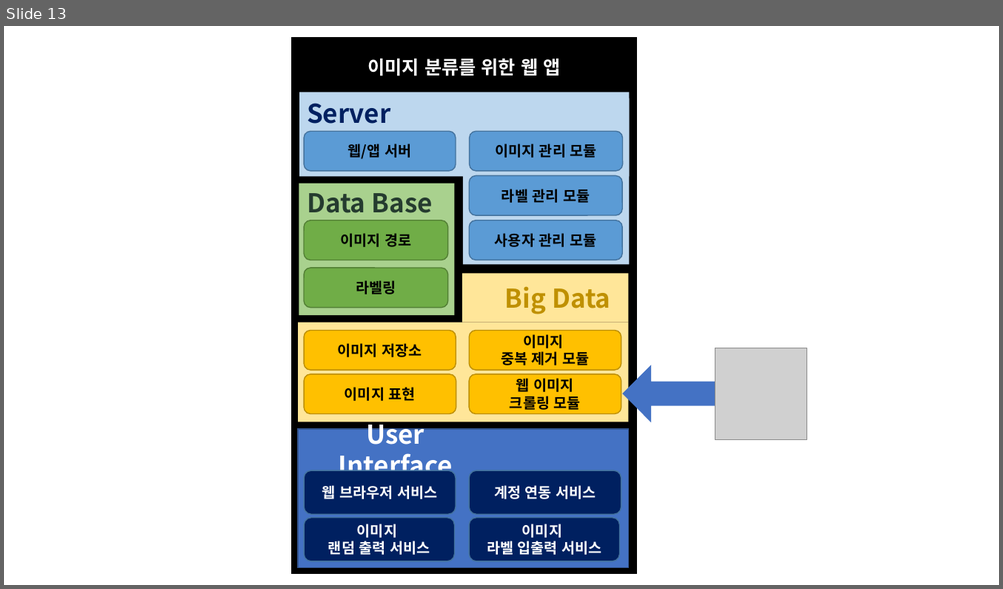
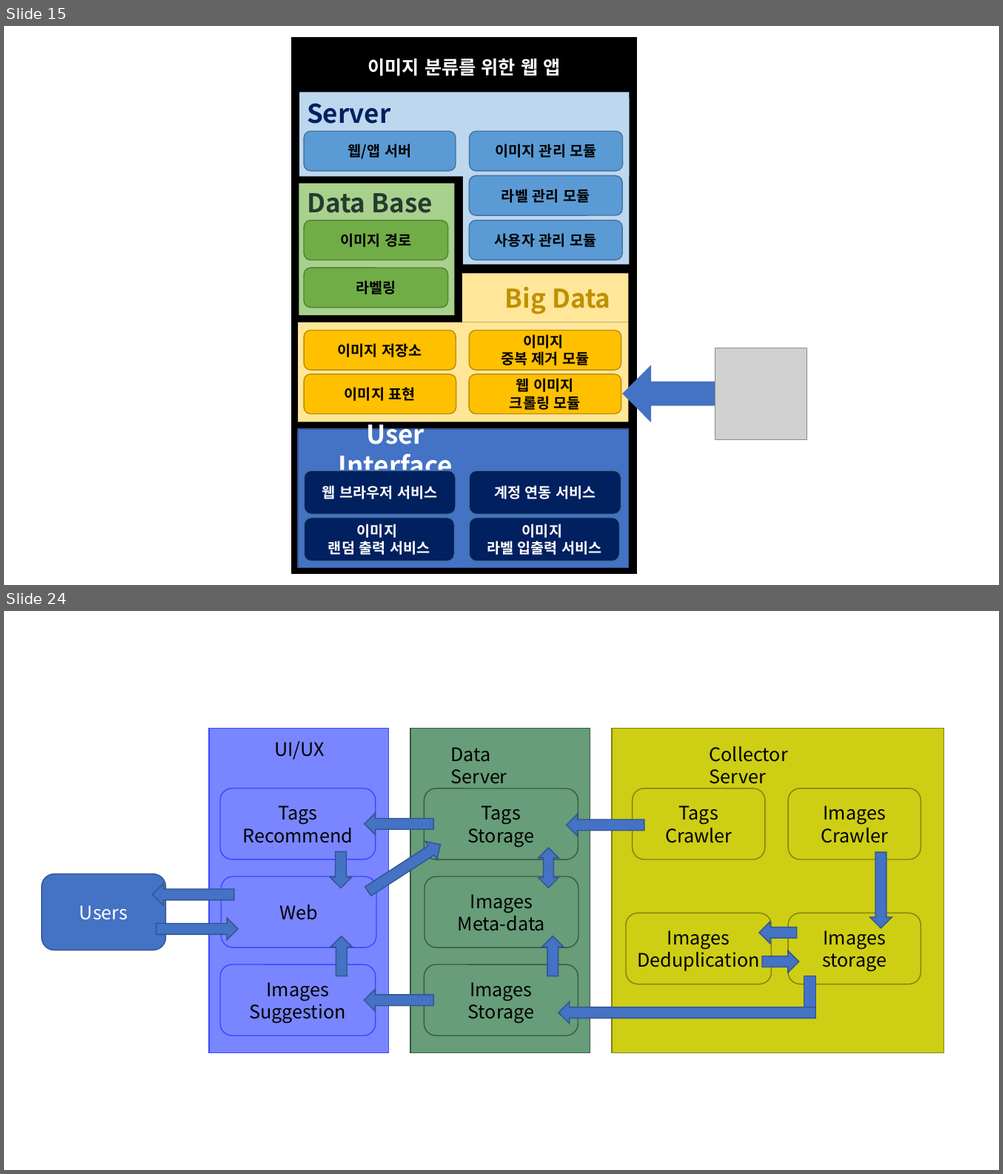
Before and after one commit to DCUSnSLab/Image-Labeling-Project, a slide deck: mdRes/Image_Labeling_Architecture_(ing).pptx. Shown one above the other, each under a label of ours: slide 13 before the commit, slides 15 and 24 after it; the slides between them are not shown. The pictures are 1003x589 and 1003x1174 pixels, drawn with LibreOffice and Linux fonts; fonts in the diff are those of the drawing; grey boxes stand for pictures. Boxes give left, top, right and bottom in pixels: in the first picture for what was removed or moved away, otherwise in the second. Text is boxed around its words. In the diff, an @@ line names an element or a change of style, - is before the commit and + after.

```diff
--- a/mdRes/Image_Labeling_Architecture_(ing).pptx
+++ b/mdRes/Image_Labeling_Architecture_(ing).pptx
@@ slide 24 added at (4, 611, 999, 1170), background #FFFFFF @@
@@ rectangle added at (209, 728, 389, 1053), fill #7986FF, outline #374AFF 1 pt @@
@@ text added at (274, 741, 324, 760), 18 pt, text #000000 @@
+UI/UX
@@ rectangle added at (410, 728, 590, 1053), fill #679D79, outline #395944 1 pt @@
@@ rectangle added at (612, 728, 944, 1053), fill #CECE14, outline #84810D 1 pt @@
@@ text added at (451, 747, 507, 789), 18 pt, text #000000 @@
+Data Server
@@ text added at (709, 746, 788, 789), 18 pt, text #000000 @@
+Collector Server
@@ rounded rectangle added at (220, 789, 375, 860), fill #7986FF, outline #374AFF 1 pt, 18 pt, text #000000 @@
+Tags
+Recommend
@@ rounded rectangle added at (424, 789, 578, 860), fill #679D79, outline #395944 1 pt, 18 pt, text #000000 @@
+Tags
+Storage
@@ rounded rectangle added at (632, 789, 765, 860), fill #CECE14, outline #84810D 1 pt, 18 pt, text #000000 @@
+Tags
+Crawler
@@ rounded rectangle added at (788, 789, 921, 860), fill #CECE14, outline #84810D 1 pt, 18 pt, text #000000 @@
+Images
+Crawler
@@ right arrow added at (364, 813, 434, 834), fill #4472C4, outline #325491 1 pt @@
@@ right arrow added at (566, 814, 644, 835), fill #4472C4, outline #325491 1 pt @@
@@ right arrow added at (330, 852, 352, 889), fill #4472C4, outline #325491 1 pt @@
@@ right arrow added at (361, 835, 446, 900), fill #4472C4, outline #325491 1 pt @@
@@ up down arrow added at (538, 849, 558, 889), fill #4472C4, outline #325491 1 pt @@
@@ right arrow added at (870, 852, 891, 928), fill #4472C4, outline #325491 1 pt @@
@@ rounded rectangle added at (41, 874, 165, 951), fill #4472C4, outline #325491 1 pt, 18 pt, text #FFFFFF @@
+Users
@@ rounded rectangle added at (221, 877, 376, 948), fill #7986FF, outline #374AFF 1 pt, 18 pt, text #000000 @@
+Web
@@ rounded rectangle added at (425, 877, 578, 948), fill #679D79, outline #395944 1 pt, 18 pt, text #000000 @@
+Images
+Meta-data
@@ right arrow added at (153, 884, 234, 906), fill #4472C4, outline #325491 1 pt @@
@@ right arrow added at (156, 918, 238, 940), fill #4472C4, outline #325491 1 pt @@
@@ rounded rectangle added at (626, 913, 771, 984), fill #CECE14, outline #84810D 1 pt, 18 pt, text #000000 @@
+Images
+Deduplication
@@ rounded rectangle added at (788, 913, 921, 984), fill #CECE14, outline #84810D 1 pt, 18 pt, text #000000 @@
+Images
+storage
@@ right arrow added at (330, 936, 352, 977), fill #4472C4, outline #325491 1 pt @@
@@ right arrow added at (542, 936, 564, 977), fill #4472C4, outline #325491 1 pt @@
@@ right arrow added at (759, 922, 797, 944), fill #4472C4, outline #325491 1 pt @@
@@ rounded rectangle added at (220, 965, 375, 1036), fill #7986FF, outline #374AFF 1 pt, 18 pt, text #000000 @@
+Images Suggestion
@@ rounded rectangle added at (424, 965, 578, 1036), fill #679D79, outline #395944 1 pt, 18 pt, text #000000 @@
+Images
+Storage
@@ right arrow added at (762, 951, 799, 973), fill #4472C4, outline #325491 1 pt @@
@@ rectangle added at (804, 977, 816, 1017), fill #4472C4, outline #325491 1 pt @@
@@ right arrow added at (364, 989, 433, 1011), fill #4472C4, outline #325491 1 pt @@
@@ right arrow added at (558, 1002, 816, 1024), fill #4472C4, outline #325491 1 pt @@
@@ what was slide 13 is now slide 15 @@
```
Also in this commit, not shown: 1 slide changed, 17 other slides added.
